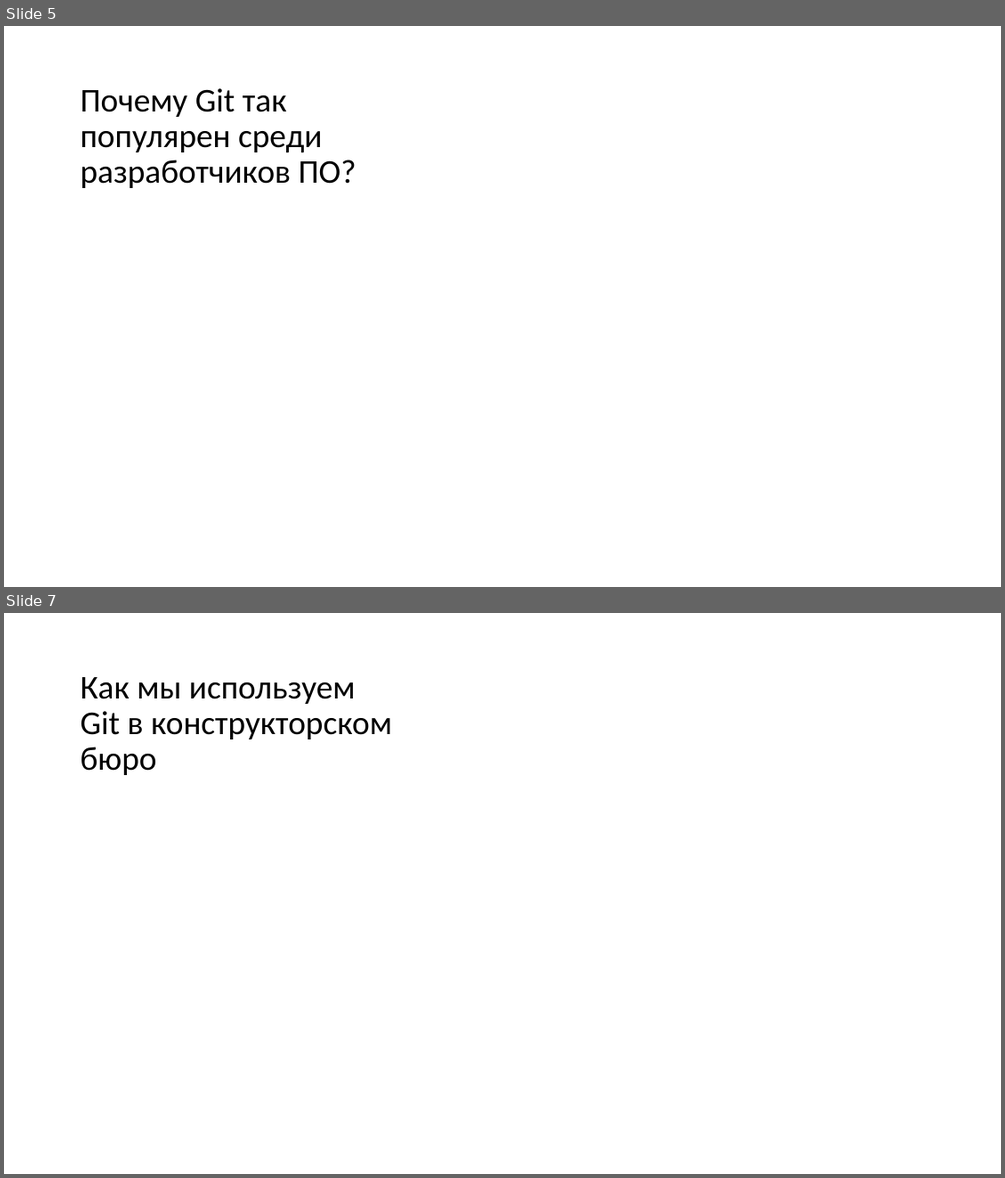
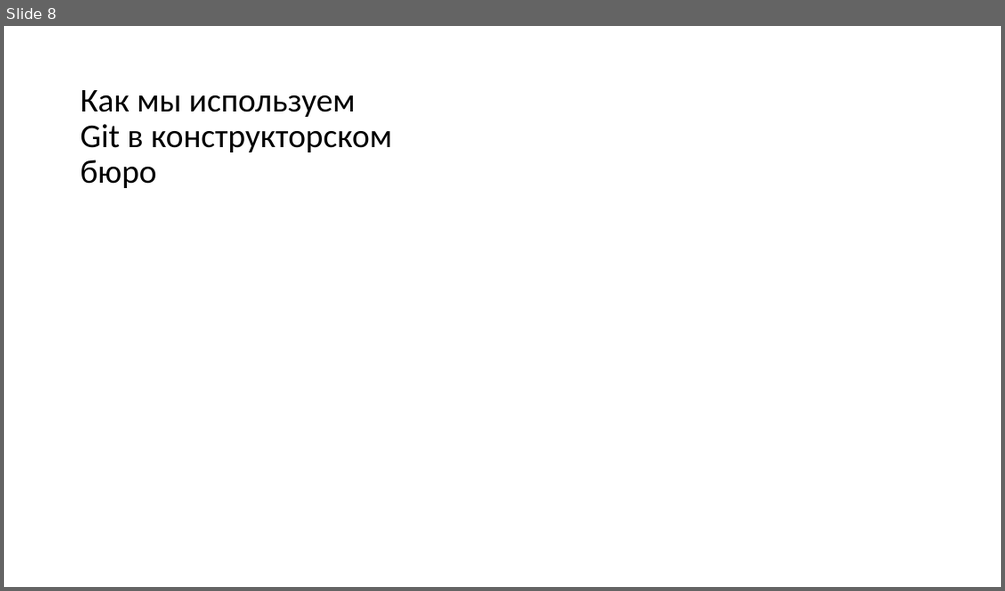
Before and after one commit to yaroslav-pukazov/Git-in-CAD, a slide deck: Презентация Microsoft PowerPoint.pptx. Shown one above the other, each under a label of ours: slides 5 and 7 before the commit, slide 8 after it; the slides between them are not shown. The pictures are 1005x1178 and 1005x591 pixels, drawn with LibreOffice and Linux fonts; fonts in the diff are those of the drawing. Boxes give left, top, right and bottom in pixels: in the first picture for what was removed or moved away, otherwise in the second. Text is boxed around its words. In the diff, an @@ line names an element or a change of style, - is before the commit and + after.

```diff
--- a/Презентация Microsoft PowerPoint.pptx
+++ b/Презентация Microsoft PowerPoint.pptx
@@ slide 5 removed at bbox=[4, 26, 1001, 587], background #FFFFFF @@
@@ title removed at bbox=[81, 88, 356, 188] @@
-Почему Git так популярен среди разработчиков ПО?
@@ what was slide 7 is now slide 8 @@
```
Also in this commit, not shown: 3 slides changed, 4 slides added, 2 other slides removed.
